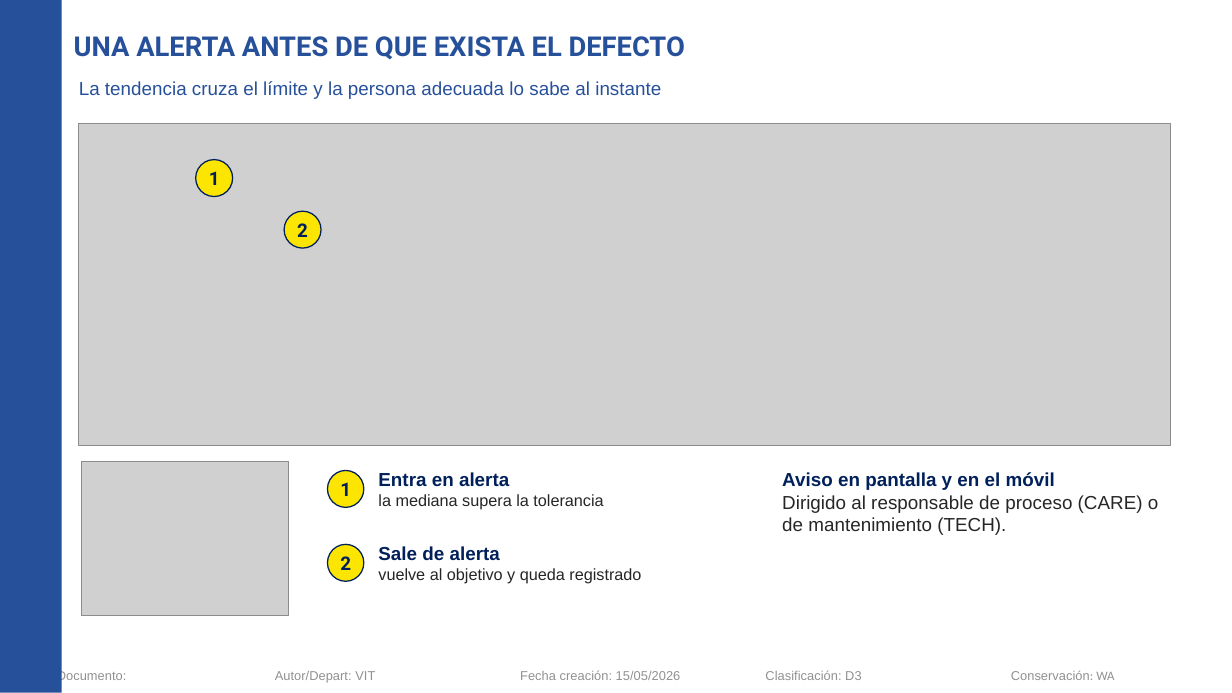
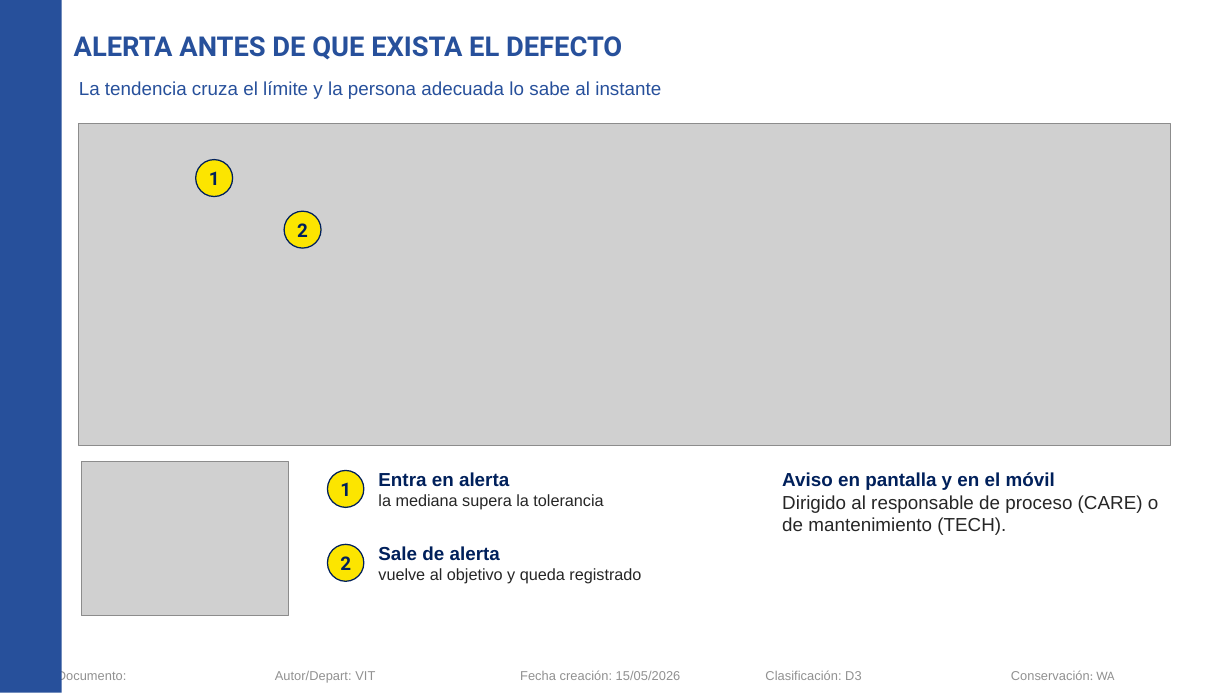
Before and after one commit to Asierenux/blank-app, a slide deck: slide 9 of presentaciones/Michelin_Hyundai_Fabricacion_Digital_ES.pptx (slide 11 before the commit). Drawn at 1232x693 pixels with LibreOffice and Linux fonts; fonts in the diff are those of the drawing; grey boxes stand for pictures; background and template pictures are left out. Boxes give left, top, right and bottom in pixels: in the first picture for what was removed or moved away, otherwise in the second. Text is boxed around its words. In the diff, an @@ line names an element or a change of style, - is before the commit and + after.

```diff
--- a/presentaciones/Michelin_Hyundai_Fabricacion_Digital_ES.pptx
+++ b/presentaciones/Michelin_Hyundai_Fabricacion_Digital_ES.pptx
@@ title at [74, 36, 622, 60]: text changed @@
-UNA ALERTA ANTES DE QUE EXISTA EL DEFECTO
+ALERTA ANTES DE QUE EXISTA EL DEFECTO
```
Also in this commit, not shown: 5 other slides changed, 2 slides removed.
